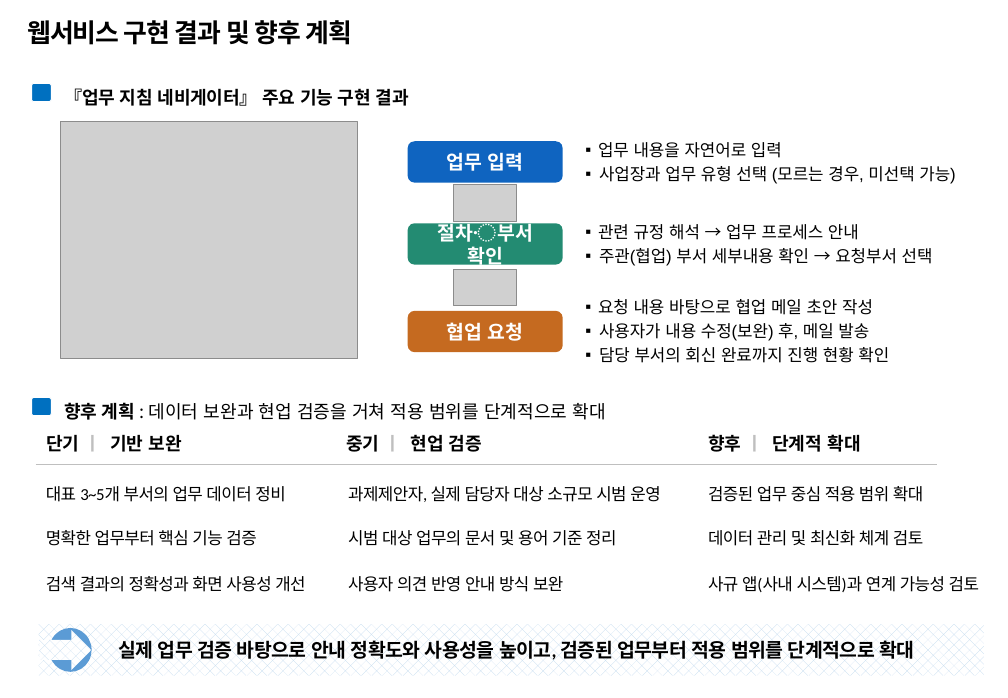
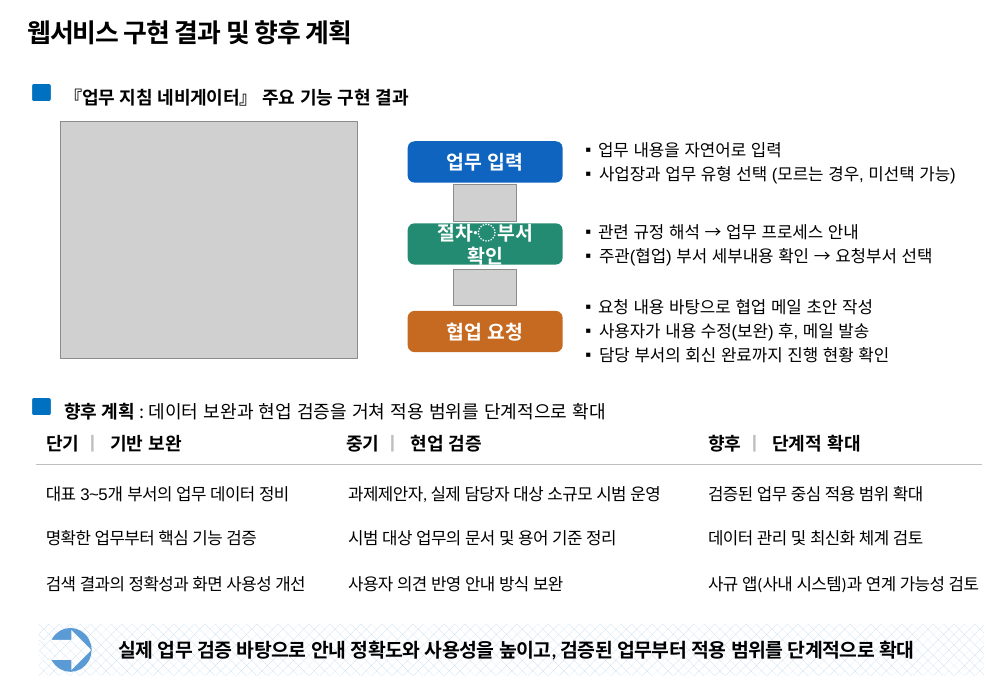
Before and after one commit to temmi81-hue/department-navigator-prototype, a slide deck: slide 3 of .codex-output/2609_업무 지침 네비게이터_발표자료.pptx. Drawn at 1008x698 pixels with LibreOffice and Linux fonts; fonts in the diff are those of the drawing; grey boxes stand for pictures; background and template pictures are left out. Boxes give left, top, right and bottom in pixels: in the first picture for what was removed or moved away, otherwise in the second. Text is boxed around its words. In the diff, an @@ line names an element or a change of style, - is before the commit and + after.

Commit message:
docs: 업무 지침 네비게이터 발표자료 추가 수정

```diff
--- a/.codex-output/2609_업무 지침 네비게이터_발표자료.pptx
+++ b/.codex-output/2609_업무 지침 네비게이터_발표자료.pptx
@@ text "대표 3~5개 부서의 업무 데이터 ..." at bbox=[46, 486, 289, 502]: font Calibri to Arial in "대표 3~5개" @@
@@ line moved from (36, 464) - (937, 464) to (36, 464) - (983, 464) @@
```
Also in this commit, not shown: 1 other slide changed.
